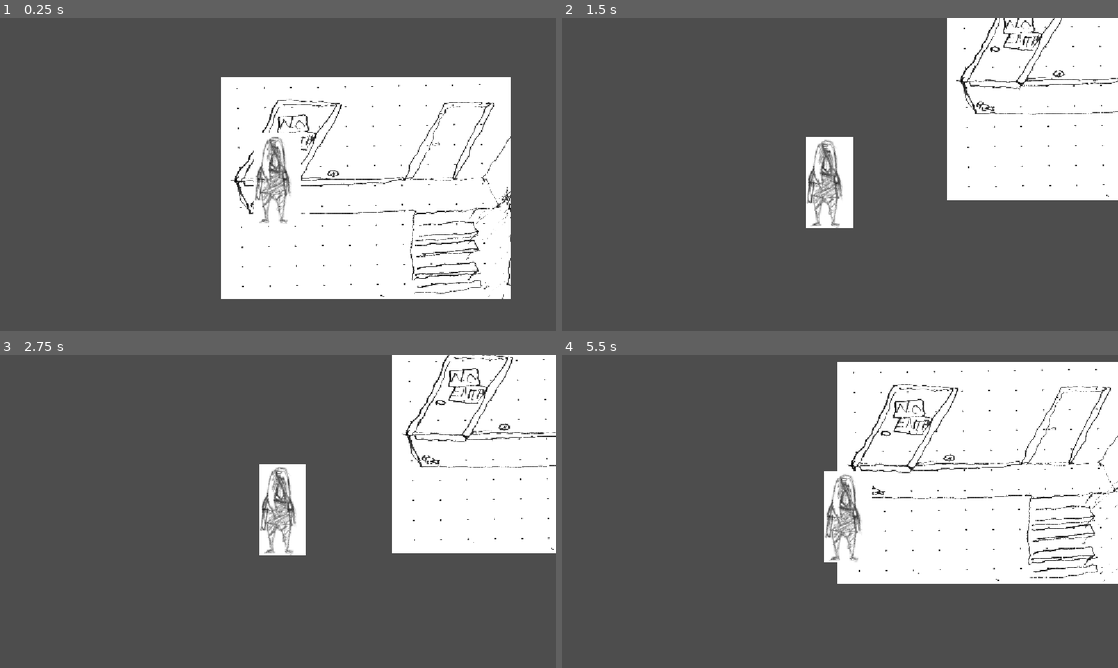
Above: before the commit, frames 1-4 (two rows, left to right).
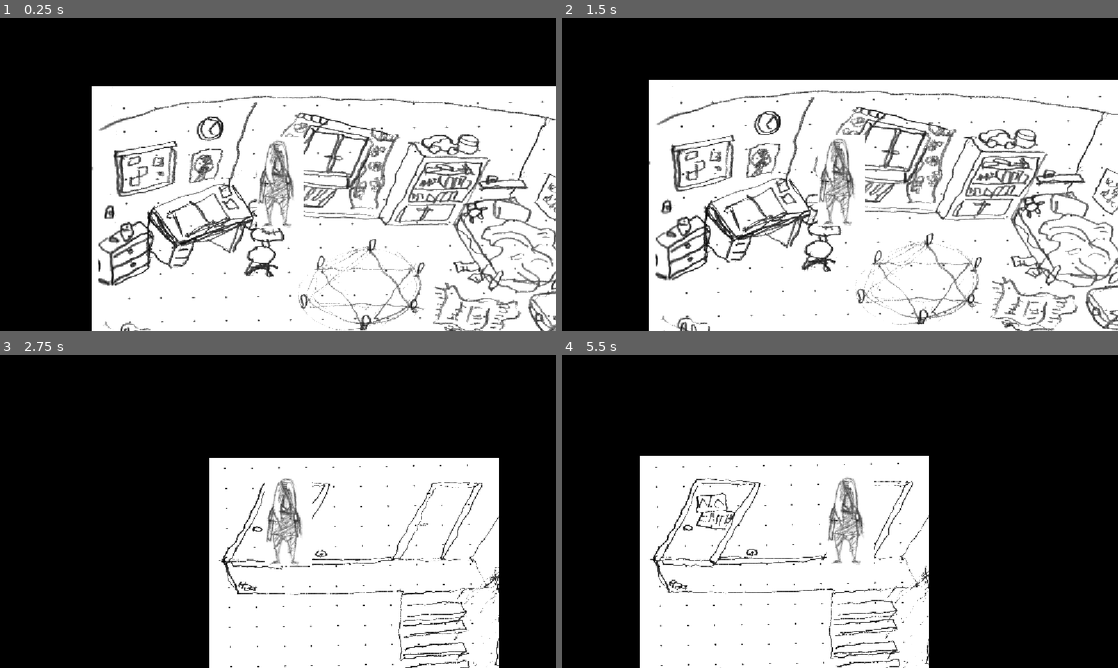
Above: after the commit, the same moments.

Repository: nallemi/manaaja
Game: Godot game, scene res://world.tscn
Two runs of this game, one before a commit and one after it. Both use one fixed random seed, a clock stepped at 60 frames per second and the inputs below.
Inputs (mouse positions are in pixels of both pictures, inside the frame that each line leads up to):
- Up to frame 1 (0.25 s): no input
- Up to frame 2 (1.5 s): tap Enter at 0.5 s; move the mouse to (851, 143) at 0.52 s; tap 1 at 0.6 s; click (851, 143) at 0.67 s; move the mouse to (812, 171) at 1.27 s; tap 2 at 1.35 s; click (812, 171) at 1.42 s
- Up to frame 3 (2.75 s): move the mouse to (333, 442) at 2.02 s; tap 1 at 2.1 s; click (333, 442) at 2.17 s
- Up to frame 4 (5.5 s): move the mouse to (1017, 395) at 2.77 s; tap 2 at 2.85, 4.35 s; click (1017, 395) at 2.92 s; move the mouse to (1006, 558) at 3.52 s; tap 1 at 3.6, 5.1 s; click (1006, 558) at 3.67 s; move the mouse to (956, 414) at 4.27 s; click (956, 414) at 4.42 s; move the mouse to (867, 511) at 5.02 s; click (867, 511) at 5.17 s

The runs differ from the first frame. In frame 1, 72% of the frame differs, in the area x 0-100%, y 0-100%; in frame 2, 87%; in frame 3, 93%; in frame 4, 93%.

Commit message:
v 0.23 room navigation area

Diff:
--- a/manaaja/Player.gd
+++ b/manaaja/Player.gd
@@ -15,16 +15,20 @@
 		if event.button_index == MOUSE_BUTTON_LEFT and event.pressed == true:
 			interaction_target = null
 			target_position = get_global_mouse_position()
+			$NavigationAgent2D.target_position = target_position
+
 
 ## tarkistetaan onko klikkauksen kohde liikkuminen vai esine ja liikutetaan pelaajaa
 func _physics_process(_delta):
-	if global_position.distance_to(target_position) < 10:
+	if $NavigationAgent2D.is_navigation_finished() == true:
 		velocity = Vector2.ZERO
 		if interaction_target != null:
 			interaction_target.interact()
 			interaction_target = null
 	else:
-		vector = global_position.direction_to(target_position)
+#		vector = global_position.direction_to(target_position)
+
+		vector = global_position.direction_to($NavigationAgent2D.get_next_path_position())
 		velocity = vector * 100
 	move_and_slide()
 
--- a/manaaja/hallway.tscn
+++ b/manaaja/hallway.tscn
@@ -7,9 +7,14 @@
 [sub_resource type="RectangleShape2D" id="RectangleShape2D_88gup"]
 size = Vector2(157.23218, 377.82233)
 
+[sub_resource type="NavigationPolygon" id="NavigationPolygon_1ojmq"]
+vertices = PackedVector2Array(607.21875, -25.796875, 454.79688, -15.7578125, 118.59375, -12.8203125, 94.67969, -64.96875, 586.75, -71.67969)
+polygons = Array[PackedInt32Array]([PackedInt32Array(0, 1, 2, 3, 4)])
+outlines = Array[PackedVector2Array]([PackedVector2Array(112.196594, -2.7669983, 455.1966, -5.7669983, 622.1966, -16.766998, 593.1966, -81.767, 79.196594, -74.767)])
+
 [node name="Hallway" unique_id=299629110 instance=ExtResource("1_n7rl0")]
 
-[node name="Sprite2D" parent="background" parent_id_path=PackedInt32Array(202743860) index="0" unique_id=1056987381]
+[node name="Sprite2D" parent="." index="0" unique_id=1056987381]
 texture = ExtResource("2_kb5x2")
 
 [node name="Hallway_door_1" parent="." index="1" unique_id=396894312 instance=ExtResource("3_g8fis")]
@@ -19,12 +24,16 @@
 target_door = "Player_room_door"
 
 [node name="Marker2D" parent="Hallway_door_1" index="1" unique_id=250598033]
-position = Vector2(-18.333332, 119.313995)
+position = Vector2(9.999992, 150.83093)
 
 [node name="CollisionShape2D" parent="Hallway_door_1" index="2" unique_id=221464734]
 position = Vector2(29.166687, -97.92761)
 rotation = 0.3874631
 shape = SubResource("RectangleShape2D_88gup")
+
+[node name="NavigationRegion2D" parent="." index="3" unique_id=1722947640]
+position = Vector2(224.8034, 375.767)
+navigation_polygon = SubResource("NavigationPolygon_1ojmq")
 
 [connection signal="enter_room" from="." to="Hallway_door_1" method="_on_enter_room"]
 [connection signal="interaction" from="." to="Hallway_door_1" method="_on_interaction"]
--- a/manaaja/player.tscn
+++ b/manaaja/player.tscn
@@ -3,18 +3,29 @@
 [ext_resource type="Script" uid="uid://xyjadluta32r" path="res://Player.gd" id="1_onrkg"]
 [ext_resource type="Texture2D" uid="uid://hj6bp5ol38xd" path="res://assets/player.png" id="2_i3pqv"]
 
+[sub_resource type="CapsuleShape2D" id="CapsuleShape2D_fdenq"]
+radius = 13.0
+height = 50.0
+
 [node name="Player" type="CharacterBody2D" unique_id=441730898]
 script = ExtResource("1_onrkg")
 
 [node name="Sprite2D" type="Sprite2D" parent="." unique_id=783423446]
-position = Vector2(-0.9999995, 8.999999)
+position = Vector2(2.9999998, -81.99999)
 scale = Vector2(1.3066667, 1.13253)
 texture = ExtResource("2_i3pqv")
 hframes = 4
 frame = 1
 
 [node name="CollisionShape2D" type="CollisionShape2D" parent="." unique_id=305676652]
+position = Vector2(-2, 1)
+rotation = -1.5707964
+shape = SubResource("CapsuleShape2D_fdenq")
 
 [node name="Camera2D" type="Camera2D" parent="." unique_id=1116283821]
+position = Vector2(-2.7520142, -98.872314)
 limit_enabled = false
 position_smoothing_enabled = true
+
+[node name="NavigationAgent2D" type="NavigationAgent2D" parent="." unique_id=1993147500]
+path_desired_distance = 10.0
--- a/manaaja/player_room.tscn
+++ b/manaaja/player_room.tscn
@@ -8,9 +8,14 @@
 [sub_resource type="RectangleShape2D" id="RectangleShape2D_o6f6g"]
 size = Vector2(139.57755, 163.18338)
 
+[sub_resource type="NavigationPolygon" id="NavigationPolygon_88gup"]
+vertices = PackedVector2Array(647.6172, -105.75, 725.53906, 7.578125, 668.7969, 25.960938, 274.67188, 26.953125, 575.6406, -115.890625, 363.29688, -245.63281, 509.27344, -256.54688, 60.4375, 15.9921875, -32.679688, -161.13281, -223.78125, -33.296875, -216.21094, -112.34375, -112.35156, -160.0625, 348.92188, -267.1797, 59.226563, -192.07031, -20.773438, -192.52344, 7.2734375, -204.53906, 147.14844, -272.92188)
+polygons = Array[PackedInt32Array]([PackedInt32Array(0, 1, 2, 3, 4), PackedInt32Array(5, 6, 4, 3, 7, 8), PackedInt32Array(7, 9, 10, 11, 8), PackedInt32Array(12, 5, 8, 13), PackedInt32Array(8, 14, 15, 13), PackedInt32Array(16, 12, 13)])
+outlines = Array[PackedVector2Array]([PackedVector2Array(274.38242, 36.957764, 670.38245, 35.957764, 741.38245, 12.957764, 653.38245, -115.04224, 582.38245, -125.04224, 515.38245, -267.04224, 368.38242, -256.04224, 354.38242, -277.04224, 143.38242, -283.04224, 56.382416, -203.04224, 6.382416, -215.04224, -28.617584, -200.04224, -39.617584, -171.04224, -114.617584, -170.04224, -225.61758, -119.04224, -234.61758, -25.042236, 59.382416, 25.957764)])
+
 [node name="Player_room" unique_id=299629110 instance=ExtResource("1_hw8qq")]
 
-[node name="Sprite2D" parent="background" parent_id_path=PackedInt32Array(202743860) index="0" unique_id=1056987381]
+[node name="Sprite2D" parent="." index="0" unique_id=1056987381]
 texture = ExtResource("2_1ojmq")
 
 [node name="Bookcase" parent="." index="1" unique_id=396894312 instance=ExtResource("3_3q6a7")]
@@ -35,6 +40,10 @@
 [node name="Marker2D" parent="table" index="1" unique_id=250598033]
 position = Vector2(36.040253, 122.448944)
 
+[node name="NavigationRegion2D" parent="." index="5" unique_id=1722947640]
+position = Vector2(239.61758, 555.04224)
+navigation_polygon = SubResource("NavigationPolygon_88gup")
+
 [connection signal="enter_room" from="." to="Player_room_door" method="_on_room_enter"]
 [connection signal="interaction" from="." to="Bookcase" method="_on_interaction"]
 [connection signal="interaction" from="." to="Player_room_door" method="_on_interaction"]
--- a/manaaja/room.tscn
+++ b/manaaja/room.tscn
@@ -5,8 +5,19 @@
 [node name="Room" type="Node2D" unique_id=299629110]
 script = ExtResource("1_4o3f6")
 
+[node name="Sprite2D" type="Sprite2D" parent="." unique_id=1056987381]
+position = Vector2(575, 321.5)
+scale = Vector2(0.6, 0.444206)
+
 [node name="background" type="Node2D" parent="." unique_id=202743860]
 
-[node name="Sprite2D" type="Sprite2D" parent="background" unique_id=1056987381]
-position = Vector2(575, 321.5)
-scale = Vector2(0.6, 0.444206)
+[node name="NavigationRegion2D" type="NavigationRegion2D" parent="." unique_id=1722947640]
+
+[node name="ColorRect" type="ColorRect" parent="." unique_id=1352414833]
+z_index = -21
+offset_left = -939.0
+offset_top = -714.0
+offset_right = 2158.0
+offset_bottom = 1406.0
+mouse_filter = 2
+color = Color(0, 0, 0, 1)
--- a/manaaja/world.tscn
+++ b/manaaja/world.tscn
@@ -2,12 +2,13 @@
 
 [ext_resource type="Script" uid="uid://ckfml3tfvqx7e" path="res://world.gd" id="1_aqk2v"]
 [ext_resource type="Texture2D" uid="uid://d1dm4kx5lux1f" path="res://assets/tausta.png" id="1_fj7yv"]
+[ext_resource type="PackedScene" uid="uid://cfy27d7lwvu5c" path="res://player_room.tscn" id="2_036b0"]
 [ext_resource type="PackedScene" uid="uid://bssi5aq5ewlb3" path="res://player.tscn" id="2_fj7yv"]
 [ext_resource type="PackedScene" uid="uid://j287odgacof0" path="res://hallway.tscn" id="3_036b0"]
 
 [node name="World" type="Node2D" unique_id=1860248028]
 script = ExtResource("1_aqk2v")
-starting_room = ExtResource("3_036b0")
+starting_room = ExtResource("2_036b0")
 test_room = ExtResource("3_036b0")
 
 [node name="Background" type="Node2D" parent="." unique_id=870409266]
